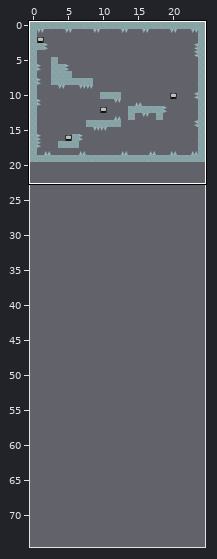
One commit to this Tiled map: maps/cave_1.tmx. The first picture is a wide view before the edit; the outline marks the close-up.
Close-up. Old version:
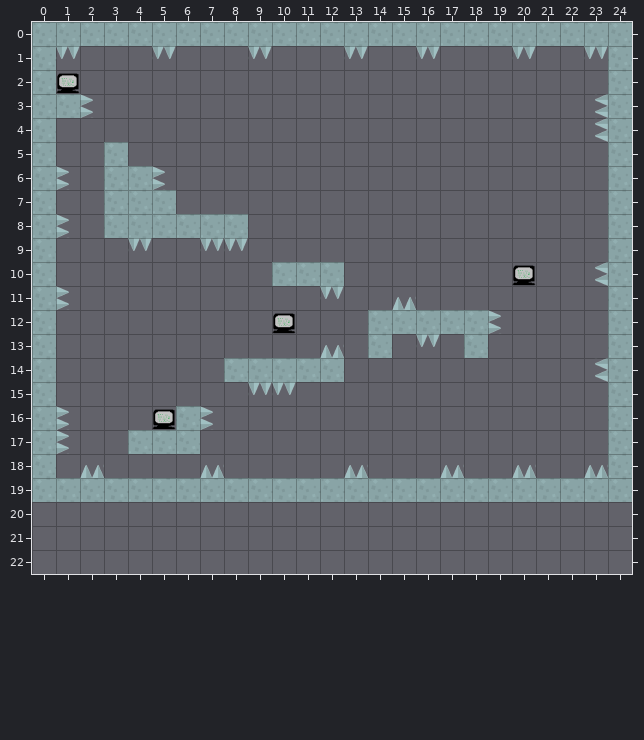
Cells are 128x128 px. Shown: x 0..24, y 0..22. The commit also changed other parts of the map, which this record leaves out. The old version is drawn lined up with the new one.
Once edited:
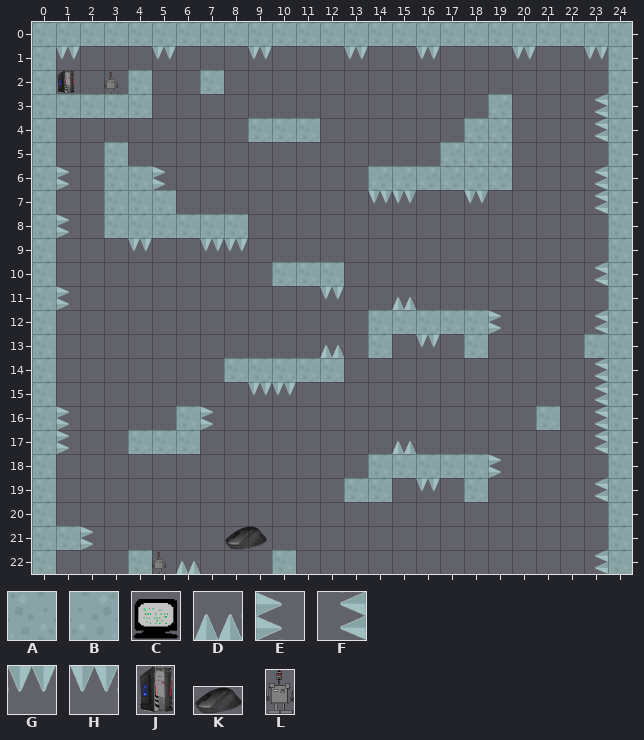
Key: from "my_tiles": A 0 "cave_tile", B 0 flipped left-right "cave_tile", C 2 "computer", D 4 "caveSpikes", E 5 "caveSpikesLeft", F 6 "caveSpikesRight", G 7 "caveSpikesTop", H 7 flipped left-right "caveSpikesTop", J 11 "tower", K 14 "mouse", L 15 "robot".
_ is an empty cell.
Tiles of an added or newly shown layer are drawn over the layers below it.
Diff:
map size 25x20 -> 25x75 cells
Layer "Background":
Tile D is added in row 17 at x 15; in row 22 at x 6.
Tile E is added in row 18 at x 19; in row 21 at x 2.
Tile F is added in rows 6 to 7 at x 23; in row 12 at x 23; in rows 15 to 17 at x 23; in row 19 at x 23; in row 22 at x 23.
Tile G is added in row 19 at x 16.
Tile H is added in row 7 at x 14 to 15 and 18.
The author cleared tile D in row 18 at x 2, 7, 13, 17, 20 and 23.
Layer "Platforms":
Tile A is added in row 2 at x 4 and 7; in row 3 at x 2 to 4; in row 4 at x 9 to 11; in row 13 at x 23; in row 16 at x 21; in row 18 at x 14 to 18.
Tile A is added in row 20 at x 0 and 24; in row 21 at x 0 to 1 and 24; in row 22 at x 0, 4, 10 and 24.
Tile B is added in row 3 at x 19; in row 4 at x 18 to 19; in row 5 at x 17 to 19; in row 6 at x 14 to 19.
The author cleared tile A in row 19 at x 1 to 12, 15 to 17 and 19 to 23.
Layer "Coins":
Tile J replaces tile C in row 2 at x 1.
Tile K is added in row 21 at x 8.
The author cleared tile C in row 10 at x 20; in row 12 at x 10; in row 16 at x 5.
Layer "Enemies" (added):
Tile L is added in row 2 at x 3; in row 22 at x 5.
